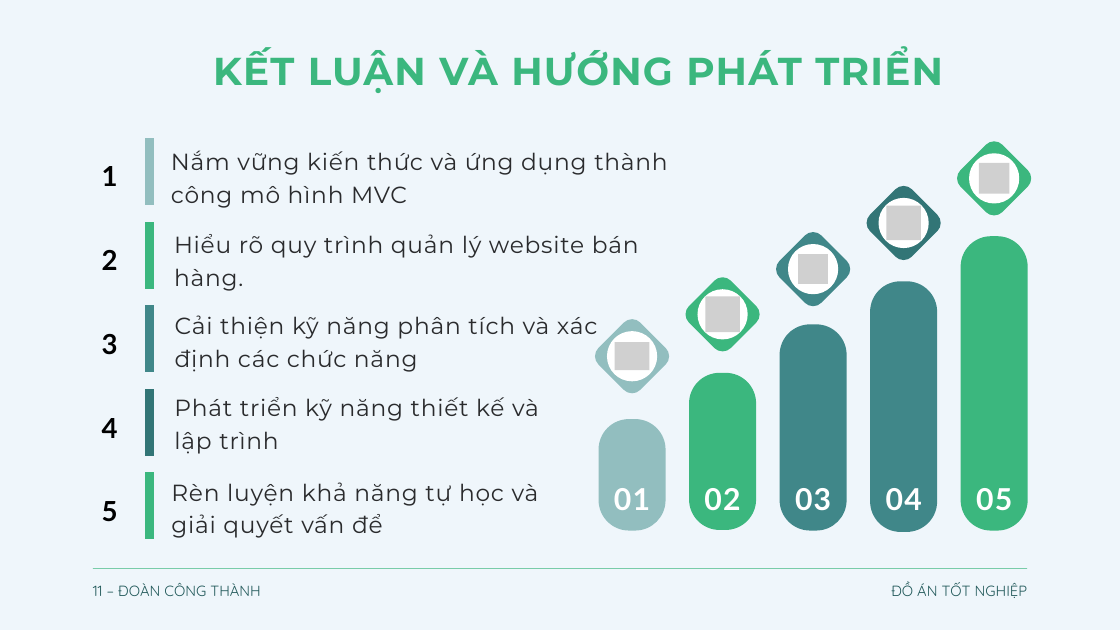
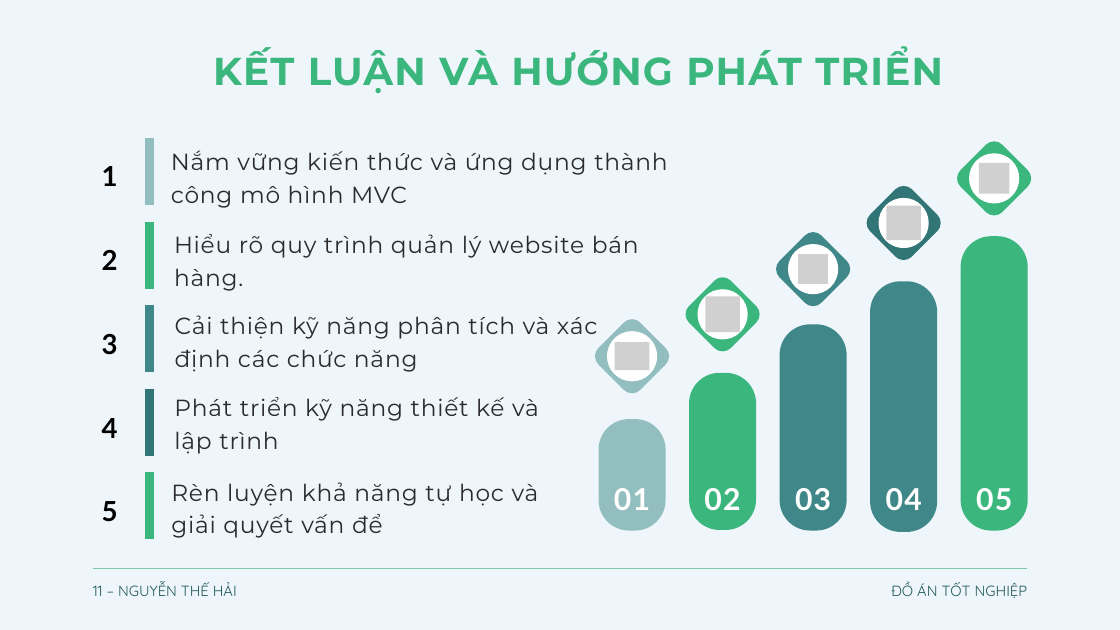
Before and after one commit to HaiPoxy/DATN, a slide deck: slide 12 of Slide đồ án.pptx. Drawn at 1120x630 pixels with LibreOffice and Linux fonts; fonts in the diff are those of the drawing; grey boxes stand for pictures. Boxes give left, top, right and bottom in pixels: in the first picture for what was removed or moved away, otherwise in the second. Text is boxed around its words. In the diff, an @@ line names an element or a change of style, - is before the commit and + after.

```diff
--- a/Slide đồ án.pptx
+++ b/Slide đồ án.pptx
@@ text at (93,581,237,596): text changed @@
-11 – ĐOÀN CÔNG THÀNH
+11 – NGUYỄN THẾ HẢI
```
Also in this commit, not shown: 3 other slides changed, 11 other files.
